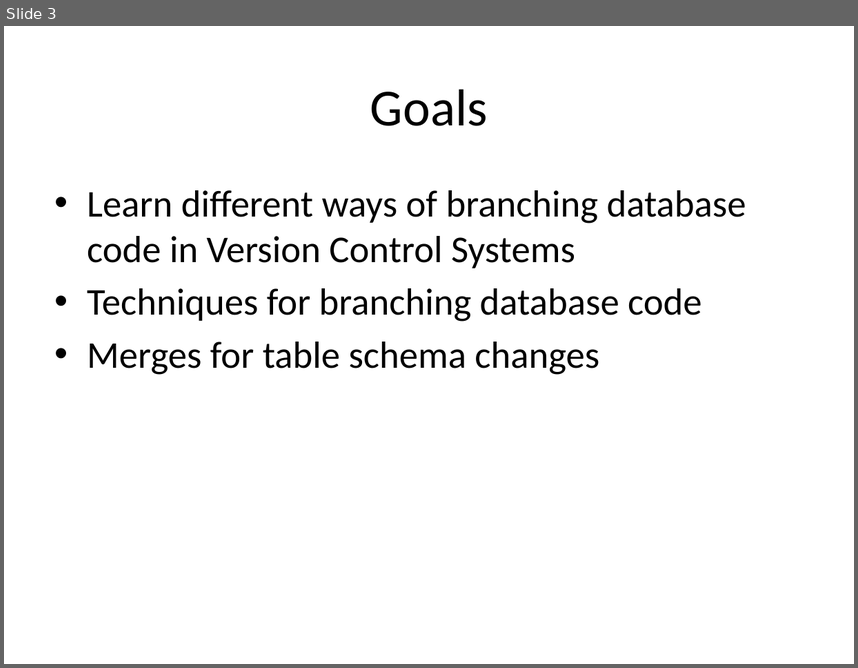
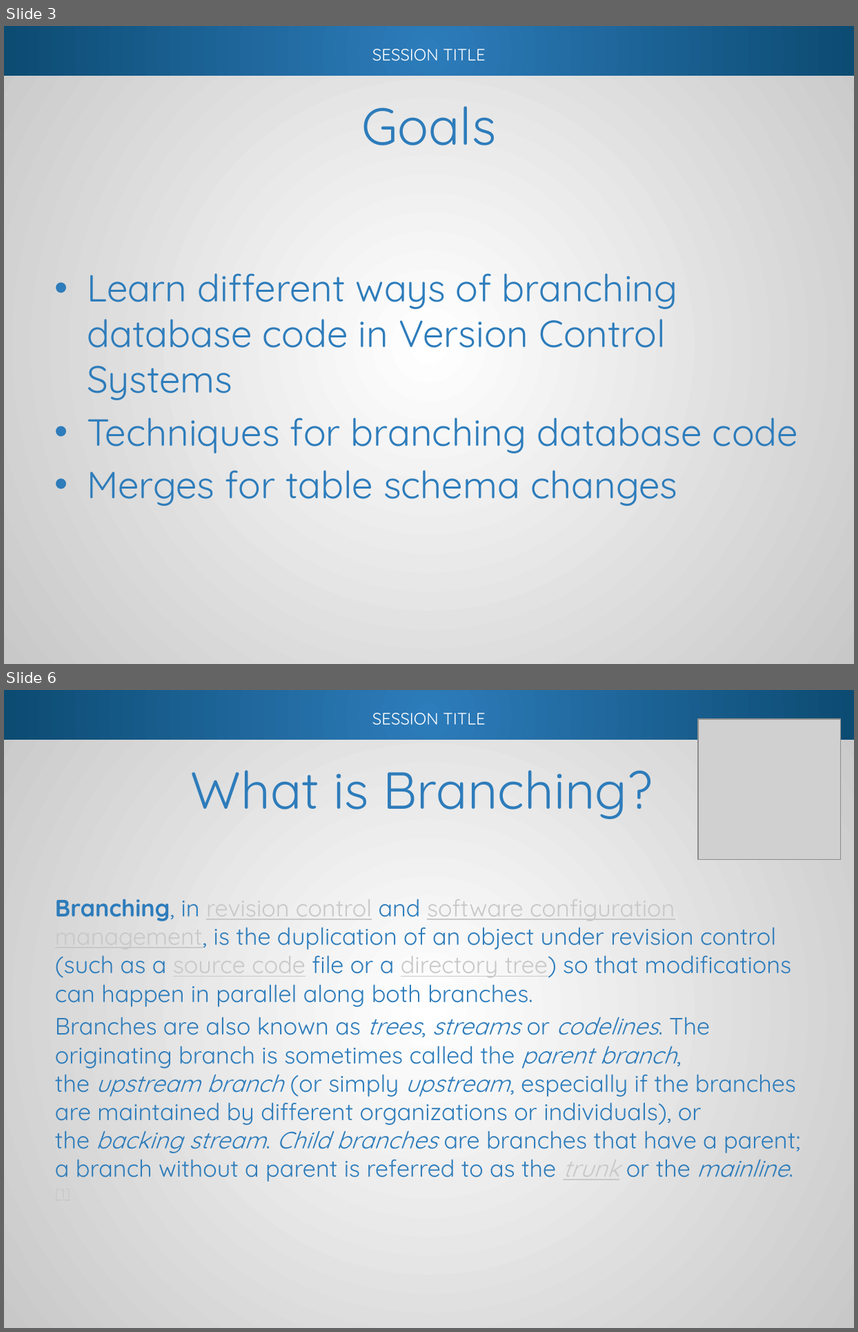
Before and after one commit to way0utwest/Branching-and-Merging-DB-Code, a slide deck: Presentation/BranchMergeDBCode.pptx. Shown one above the other, each under a label of ours: slide 3 before the commit, slides 3 and 6 after it; the slides between them are not shown. The pictures are 858x668 and 858x1332 pixels, drawn with LibreOffice and Linux fonts; fonts in the diff are those of the drawing; grey boxes stand for pictures; background and template pictures are left out. Boxes give left, top, right and bottom in pixels: in the first picture for what was removed or moved away, otherwise in the second. Text is boxed around its words. In the diff, an @@ line names an element or a change of style, - is before the commit and + after.

Commit message:
Added the beginning section that contains the branching types and strategy

```diff
--- a/Presentation/BranchMergeDBCode.pptx
+++ b/Presentation/BranchMergeDBCode.pptx
@@ slide 6 added at [4, 690, 854, 1328], background #FFFFFF; not listed: 3 template elements that a slide beside it also shows @@
@@ picture added at [699, 719, 840, 859] @@
@@ title added at [191, 770, 653, 819], 44 pt, text #2D7CBB @@
+What is Branching?
@@ text added at [55, 889, 800, 1184], 20 pt, text #2D7CBB @@
+Branching, in revision control and software configuration management, is the duplication of an object under revision control (such as a source code file or a directory tree) so that modifications can happen in parallel along both branches.
+Branches are also known as trees, streams or codelines. The originating branch is sometimes called the parent branch, the upstream branch (or simply upstream, especially if the branches are maintained by different organizations or individuals), or the backing stream. Child branches are branches that have a parent; a branch without a parent is referred to as the trunk or the mainline.[1]
@@ slide 3 changed as well @@
@@ rectangle added at [4, 26, 854, 664], fill gradient #FFFFFF to #C8C8C8 @@
@@ rectangle added at [4, 26, 854, 75], fill gradient #2D7CBB to #0C4B72 @@
@@ text added at [372, 49, 485, 61], 14 pt, text #FFFFFF @@
+SESSION TITLE
@@ title "Goals": place and size @@
-title "Goals" at [370, 89, 488, 126]
+title "Goals" at [361, 106, 496, 145]
@@ title "Goals" at [361, 106, 496, 145]: font Calibri to Quicksand, text colour #000000 to #2D7CBB @@
@@ text "Learn different ways of branching ..." at [87, 273, 798, 506]: font Calibri to Quicksand, text colour #000000 to #2D7CBB; vertical alignment top to middle @@
```
Also in this commit, not shown: 7 other slides changed, 14 other slides added, 1 slide removed.
